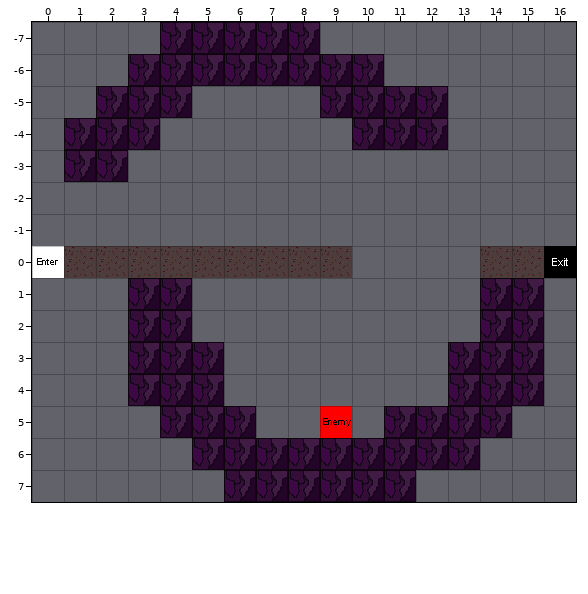
Tiled map: Tiled/Hell/4.tmx. This is how it looked before the edit.
Cells are 32x32 px. Shown: x 0..16, y -7..7.
Now the later version:
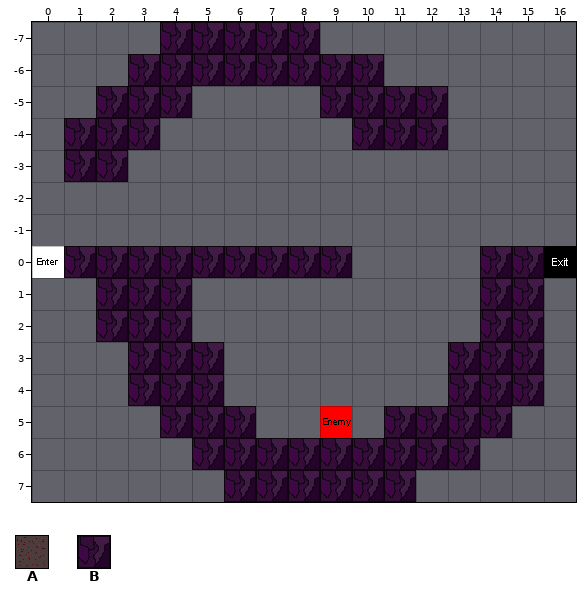
Key: from "tileset": A 5, B 6.
_ is an empty cell.
Change:
Layer "Calque de Tuiles 1":
y 0: x 1..9 AAAAAAAAA -> BBBBBBBBB; x 14..15 AA -> BB
y 1..2: x 2 _ -> B
